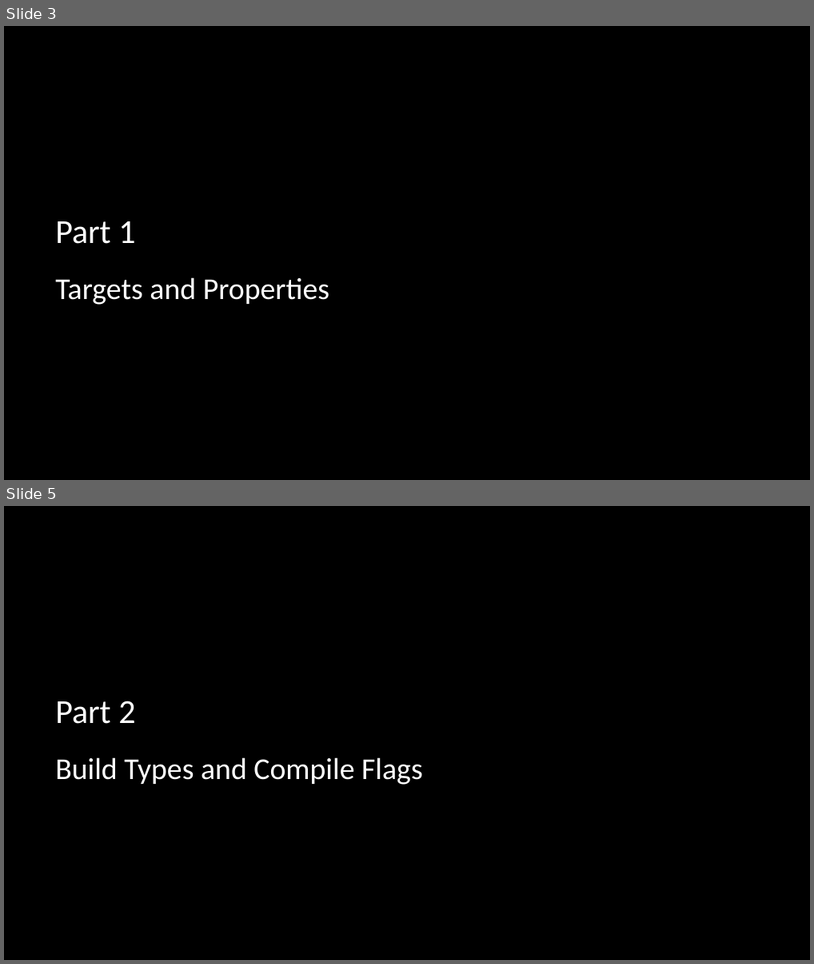
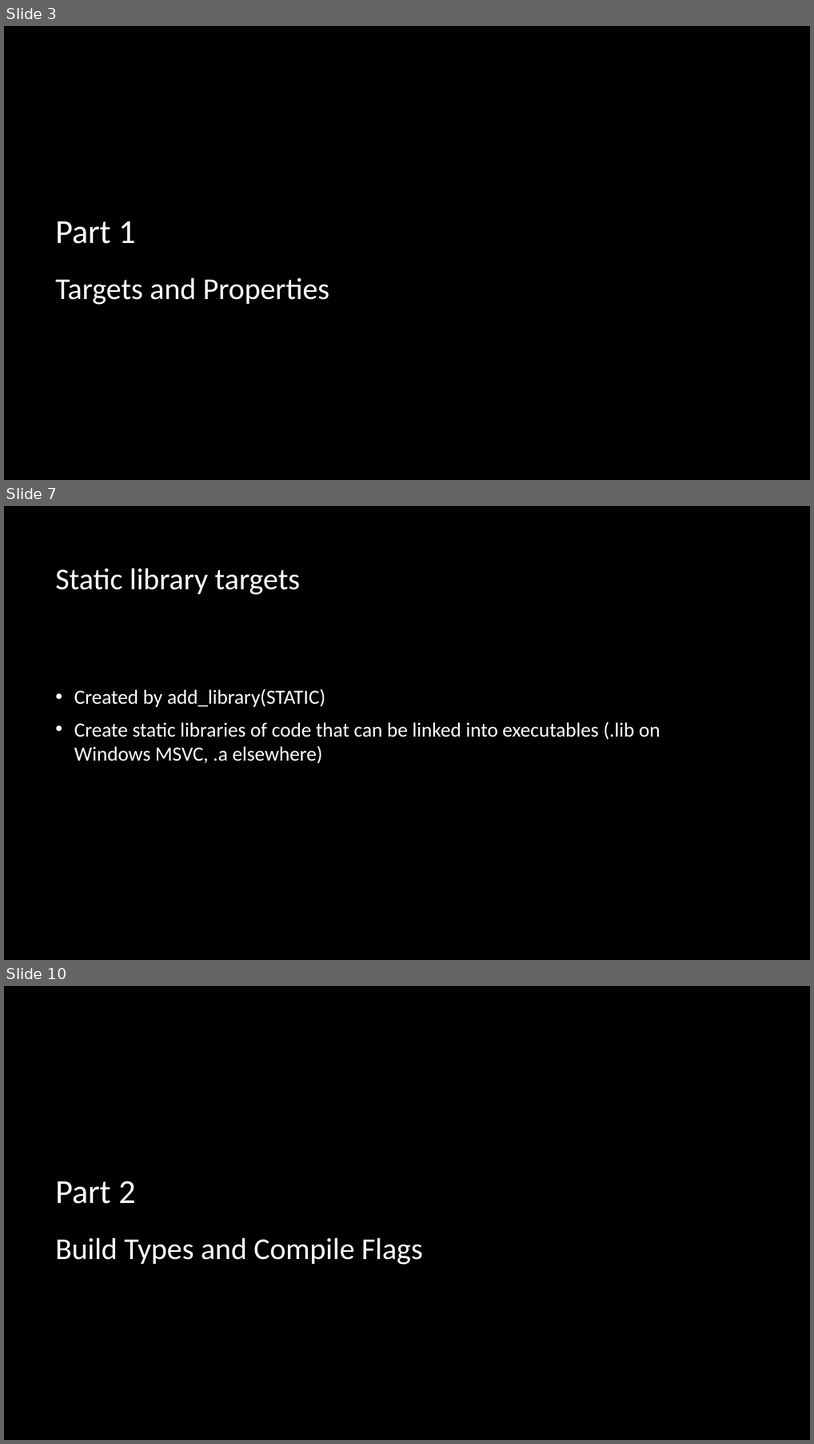
Before and after one commit to multiplemonomials/CMakeTraining, a slide deck: Session 2 - More Advanced CMake.pptx. Shown one above the other, each under a label of ours: slides 3 and 5 before the commit, slides 3, 7 and 10 after it; the slides between them are not shown. The pictures are 814x964 and 814x1444 pixels, drawn with LibreOffice and Linux fonts; fonts in the diff are those of the drawing; background and template pictures are left out. Boxes give left, top, right and bottom in pixels: in the first picture for what was removed or moved away, otherwise in the second. Text is boxed around its words. In the diff, an @@ line names an element or a change of style, - is before the commit and + after.

Commit message:
Start on targets section

```diff
--- a/Session 2 - More Advanced CMake.pptx
+++ b/Session 2 - More Advanced CMake.pptx
@@ slide 7 added at bbox=[4, 506, 810, 960], background picture (left out) @@
@@ title added at bbox=[55, 568, 300, 595], 36 pt, text #FFFFFF @@
+Static library targets
@@ text added at bbox=[74, 688, 661, 764], 24 pt, text #FFFFFF @@
+• Created by add_library(STATIC)
+• Create static libraries of code that can be linked into executables (.lib on Windows MSVC, .a elsewhere)
@@ what was slide 5 is now slide 10 @@
```
Also in this commit, not shown: 5 slides changed, 4 other slides added.
